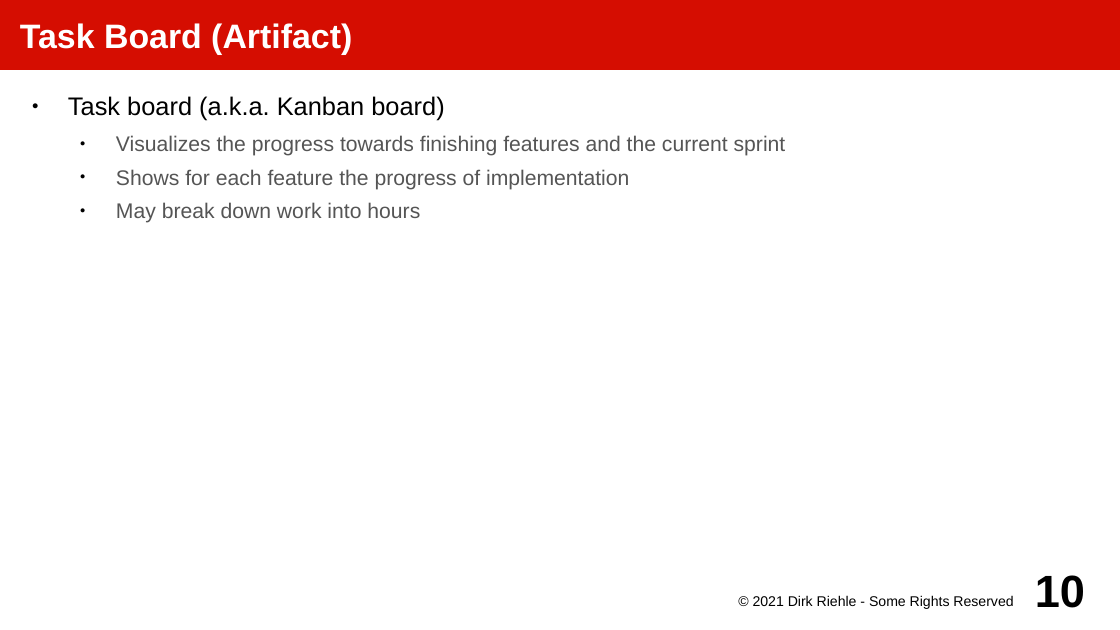
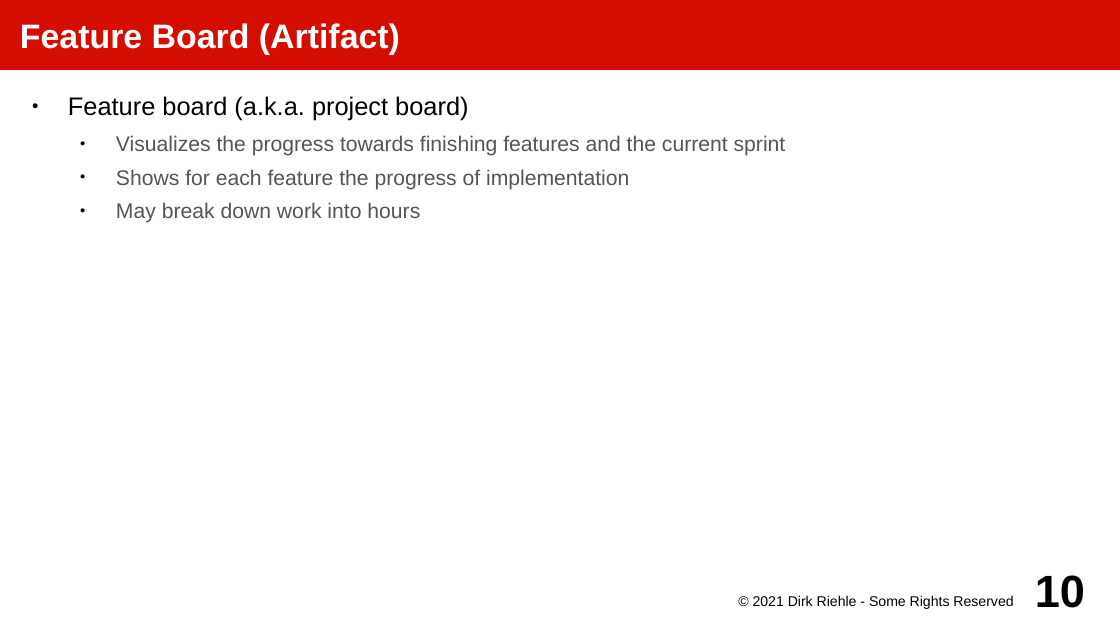
Before and after one commit to dirkriehle/amos-course, a slide deck: slide 10 of Lecture slides/AMOS E01 - Software Development.odp. Drawn at 1120x630 pixels with LibreOffice and Linux fonts; fonts in the diff are those of the drawing. Boxes give left, top, right and bottom in pixels: in the first picture for what was removed or moved away, otherwise in the second. Text is boxed around its words. In the diff, an @@ line names an element or a change of style, - is before the commit and + after.

Commit message:
Changed kanban to project board where applicable

```diff
--- a/Lecture slides/AMOS E01 - Software Development.odp
+++ b/Lecture slides/AMOS E01 - Software Development.odp
@@ title at (20, 23, 400, 55): text changed @@
-Task Board (Artifact)
+Feature Board (Artifact)
@@ text at (68, 96, 468, 120): text changed @@
-● Task board (a.k.a. Kanban board)
+● Feature board (a.k.a. project board)
```
Also in this commit, not shown: 1 other slide changed, 5 other files.
